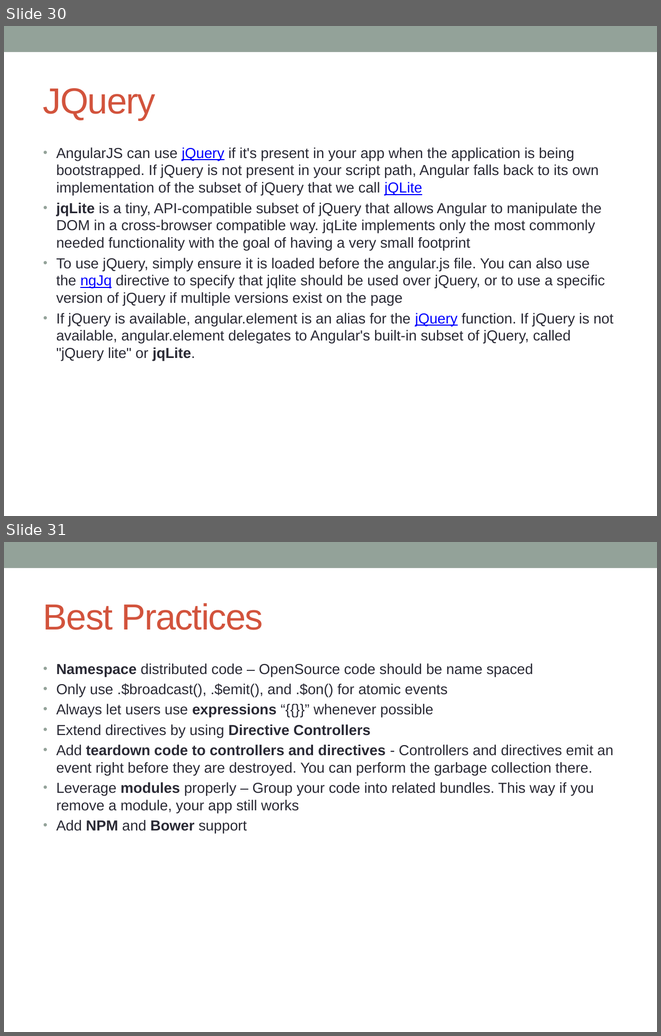
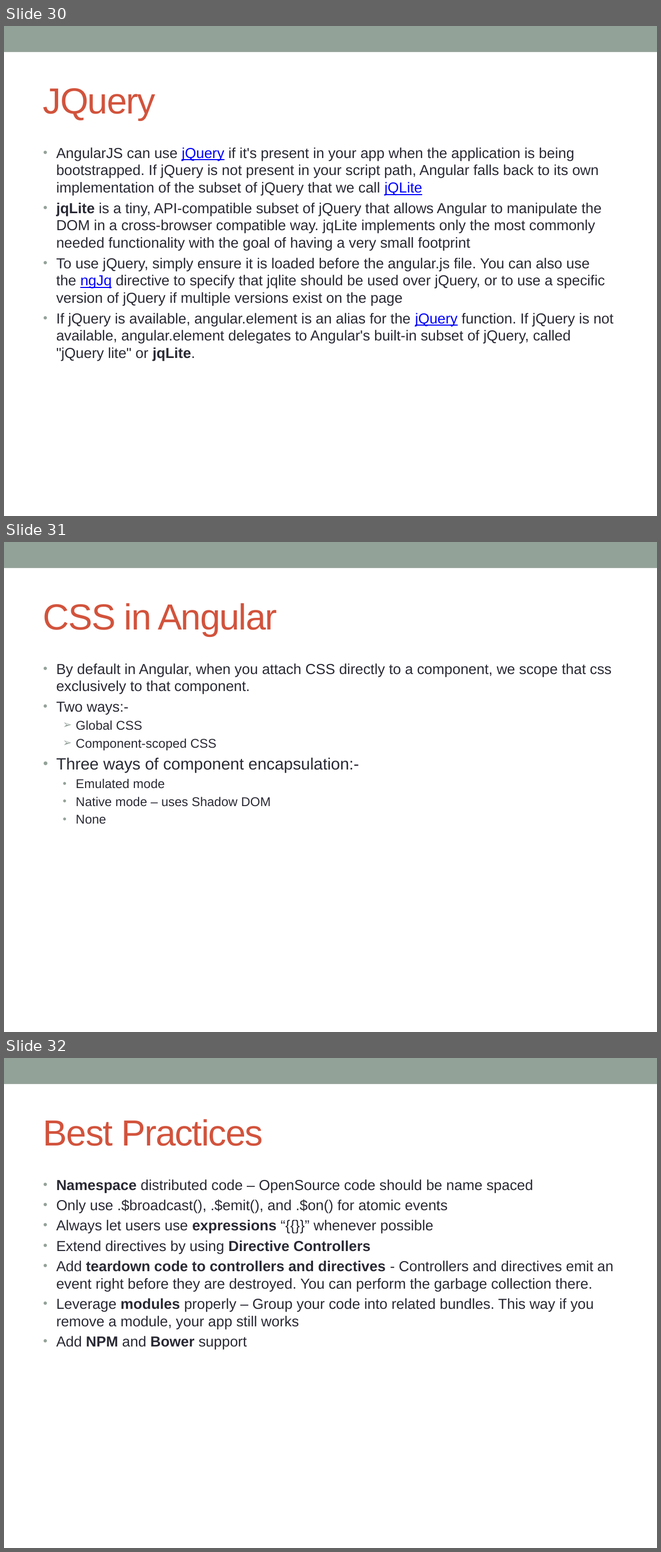
Before and after one commit to notionquest/ProjectDocumentation, a slide deck: AngularJS.pptx. Shown one above the other, each under a label of ours: slides 30 and 31 before the commit, slides 30, 31 and 32 after it. The pictures are 661x1036 and 661x1552 pixels, drawn with LibreOffice and Linux fonts; fonts in the diff are those of the drawing. Boxes give left, top, right and bottom in pixels: in the first picture for what was removed or moved away, otherwise in the second. Text is boxed around its words. In the diff, an @@ line names an element or a change of style, - is before the commit and + after.

Commit message:
css modes

```diff
--- a/AngularJS.pptx
+++ b/AngularJS.pptx
@@ slide 31 added at (x1=4, y1=542, x2=657, y2=1032), background #FFFFFF; not listed: 1 template element that a slide beside it also shows @@
@@ title added at (x1=43, y1=603, x2=277, y2=636), 40 pt, text #D2533C @@
+CSS in Angular
@@ text added at (x1=56, y1=663, x2=611, y2=824), 16 pt, text #292934 @@
+• By default in Angular, when you attach CSS directly to a component, we scope that css exclusively to that component.
+• Two ways:-
+  ➢ Global CSS
+  ➢ Component-scoped CSS
+• Three ways of component encapsulation:-
+  • Emulated mode
+  • Native mode – uses Shadow DOM
+  • None
@@ what was slide 31 is now slide 32 @@
```
